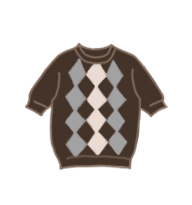
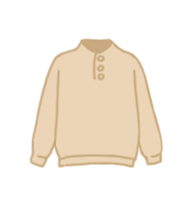
The second 192x205 image is a revision of the first. Changes to its layers:
added group "TopA4" with 2 layers above "Group 1" over [28, 38, 164, 171]
added layer "Layer 13" in group "TopA4" over [28, 38, 164, 169]
added layer "Layer 14" in group "TopA4" over [31, 38, 163, 171]
hid group "TopA3" (4 layers) over [24, 38, 168, 171]
